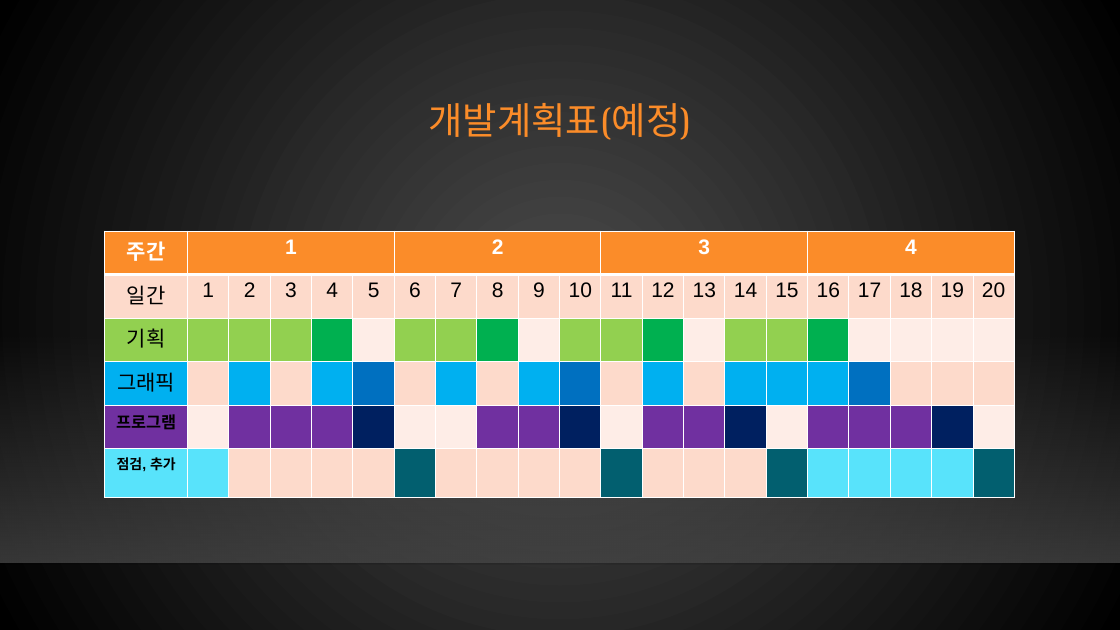
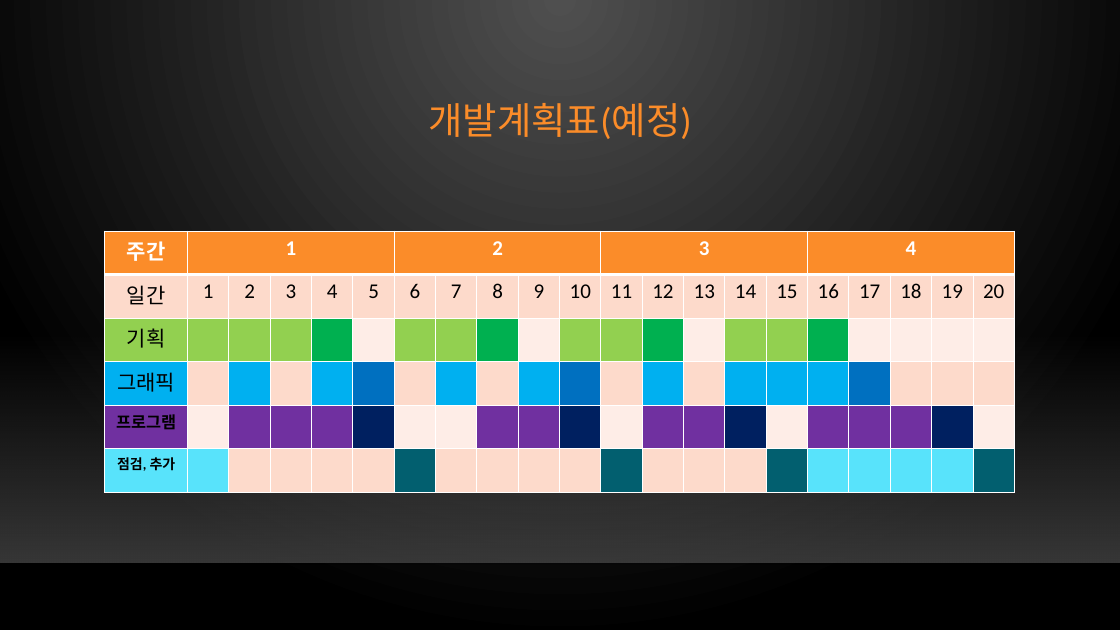
Before and after one commit to xqiwipx/first_project, a slide deck: slide 14 of Kims_project.pptx. Drawn at 1120x630 pixels with LibreOffice and Linux fonts; fonts in the diff are those of the drawing; background and template pictures are left out. Boxes give left, top, right and bottom in pixels: in the first picture for what was removed or moved away, otherwise in the second. Text is boxed around its words. In the diff, an @@ line names an element or a change of style, - is before the commit and + after.

```diff
--- a/Kims_project.pptx
+++ b/Kims_project.pptx
@@ background gradient #4B4B4B to #000000 to gradient #505050 to #000000 @@
@@ title "개발계획표(예정)" at [428,103,691,139]: font TeX Gyre Bonum to Calibri @@
@@ table at [105,231,1011,492] @@
@@ font Arial to Calibri @@
```
Also in this commit, not shown: 25 other slides changed, 4 slides added, 3 slides removed.
